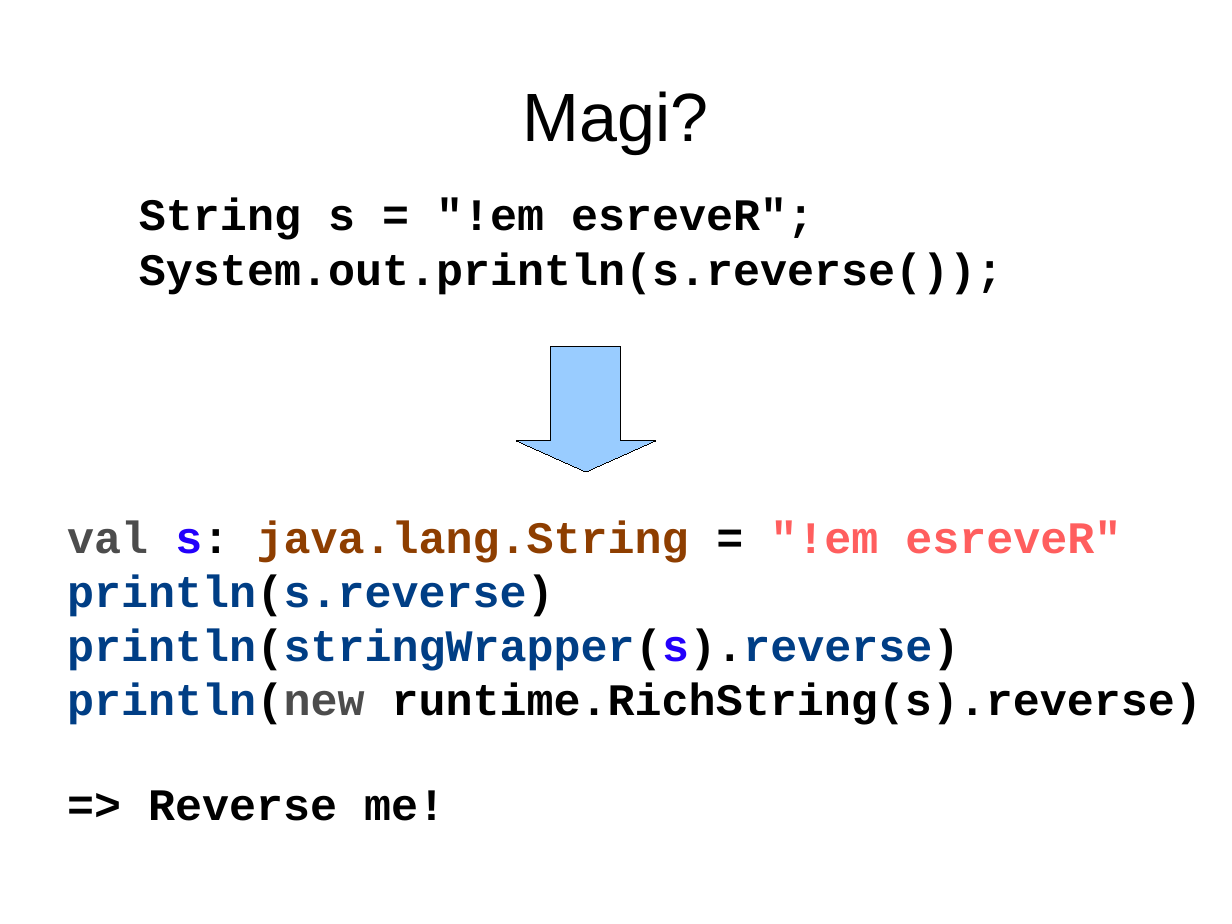
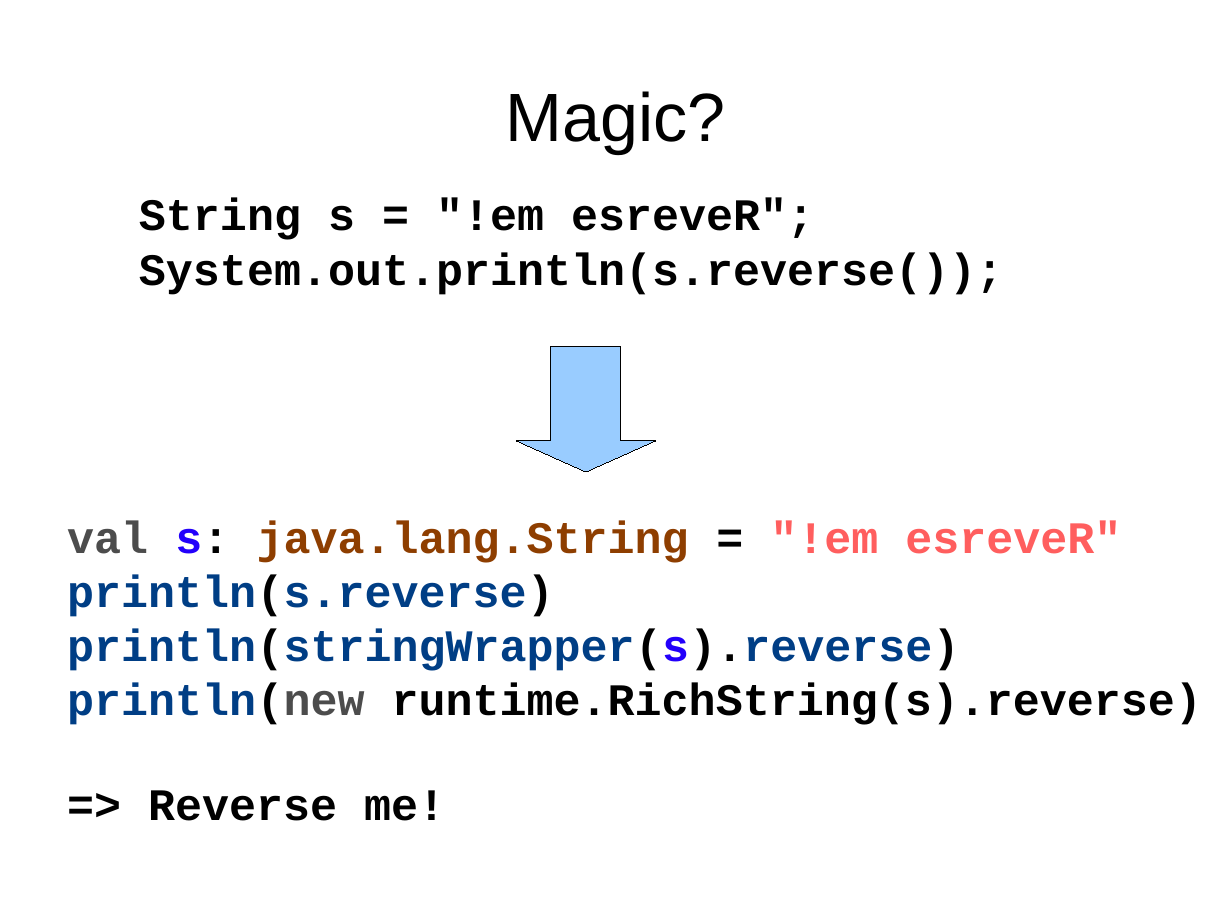
Before and after one commit to javaBin/scala-training-slides, a slide deck: slide 4 of 2.3 - implicits.odp. Drawn at 1232x924 pixels with LibreOffice and Linux fonts; fonts in the diff are those of the drawing; background and template pictures are left out. Boxes give left, top, right and bottom in pixels: in the first picture for what was removed or moved away, otherwise in the second. Text is boxed around its words. In the diff, an @@ line names an element or a change of style, - is before the commit and + after.

```diff
--- a/2.3 - implicits.odp
+++ b/2.3 - implicits.odp
@@ title at (506,91,726,153): text changed @@
-Magi?
+Magic?
```
Also in this commit, not shown: 2 other slides changed.
